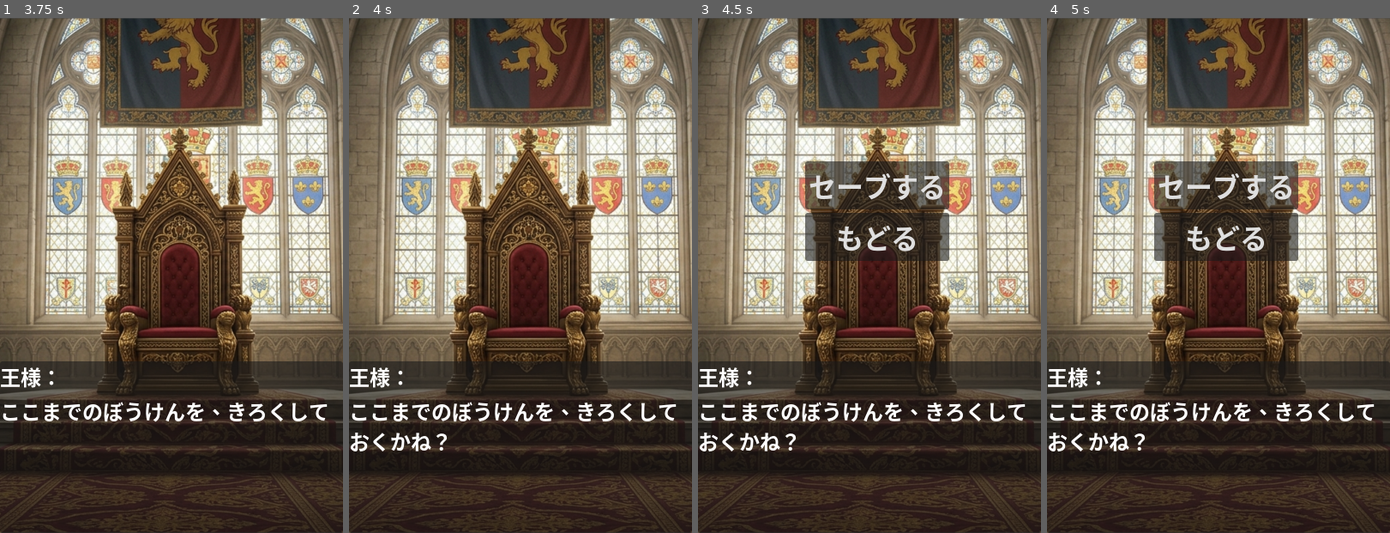
Above: before the commit, frames 1-4 (left to right).
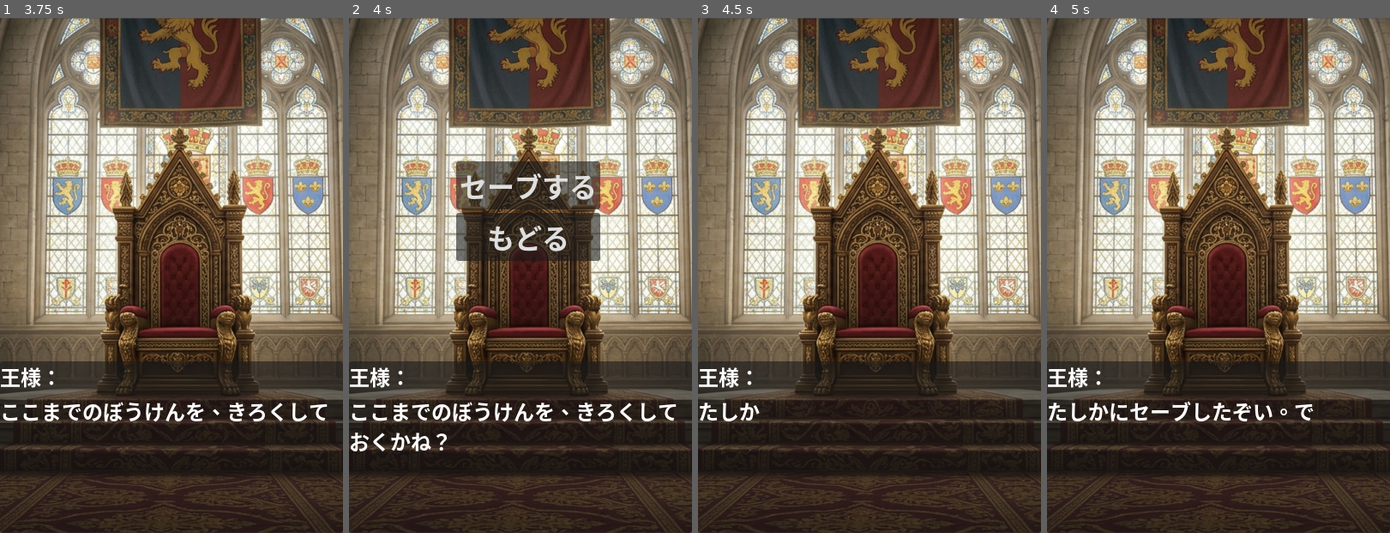
Above: after the commit, the same moments.

Repository: allgorilla/jutegame
Game: Godot game, scene res://scenes/CastleScene.tscn
Two runs of this game, one before a commit and one after it. Both use one fixed random seed, a clock stepped at 60 frames per second and the inputs below. This scene is started directly instead of the project's main scene.
Inputs (mouse positions are in pixels of both pictures, inside the frame that each line leads up to):
- Up to frame 1 (3.75 s): move the mouse to (246, 249) at 0.52 s; click (246, 249) at 0.67 s; move the mouse to (102, 301) at 1.27 s; click (102, 301) at 1.42 s; tap Enter at 2 s; move the mouse to (205, 162) at 2.02 s; click (205, 162) at 2.17 s; move the mouse to (154, 378) at 2.77 s; click (154, 378) at 2.92 s; move the mouse to (274, 352) at 3.52 s; click (274, 352) at 3.67 s
- Up to frame 2 (4 s): no input
- Up to frame 3 (4.5 s): click (876, 182) at 4.25 s, where only the run after the commit has a clickable "セーブする"
- Up to frame 4 (5 s): no input

Frame 1 is identical in both runs. In frame 2, 6.9% of the frame differs, in the area x 31-74%, y 27-48%; in frame 3, 8.6%; in frame 4, 8.8%, in the area x 0-96%, y 27-85%.

Commit message:
メッセージ表示処理の共通化を強化。

Diff:
--- a/scripts/CastleScene.gd
+++ b/scripts/CastleScene.gd
@@ -18,17 +18,9 @@
 	await SceneManager.fade_in_scene() #
 
 	message_panel.gui_input.connect(_on_panel_gui_input)
-	_show_castle_message("ゆうしゃよ、よくぞまいった！") #
 
-# 内部共通：メッセージ表示とNEXT演出
-func _show_castle_message(txt: String, show_guide: bool = true):
-	next_guide.hide()
-	await MessageManager.display_text(message_label, txt)
-
-	# ガイドを表示しても良い設定の時だけ表示・アニメ開始
-	if show_guide:
-		next_guide.show()
-		MessageManager.start_next_animation(next_guide)
+	MessageManager.setup_ui(message_label, next_guide)
+	await MessageManager.display_text("ゆうしゃよ、よくぞまいった！")
 
 # パネルクリック時の挙動を整理
 func _on_panel_gui_input(event):
@@ -40,10 +32,7 @@
 			Phase.INTRO:
 				current_phase = Phase.QUESTION
 				# 次はコマンド選択なので、ガイドは不要（false を渡す）
-				await _show_castle_message("ここまでのぼうけんを、きろくしておくかね？", false)
-
-				# セリフ完了後、少し待ってからコマンドを表示
-				await get_tree().create_timer(0.5).timeout
+				await MessageManager.display_text("ここまでのぼうけんを、きろくしておくかね？", false)
 				_show_commands()
 
 			Phase.FINISHED:
@@ -62,12 +51,12 @@
 	NetworkManager.save_player_data() # [cite: 1, 4]
 
 	current_phase = Phase.FINISHED
-	_show_castle_message("たしかにセーブしたぞい。ではゆくがよい、ゆうしゃよ！")
+	await MessageManager.display_text("たしかにセーブしたぞい。ではゆくがよい、ゆうしゃよ！")
 
 func _on_back_button_pressed():
 	command_window.hide()
 	current_phase = Phase.FINISHED
-	_show_castle_message("セーブしないともうすか。ではゆくがよい、ゆうしゃよ！")
+	await MessageManager.display_text("セーブしないともうすか。ではゆくがよい、ゆうしゃよ！")
 
 func _return_to_map():
 	# 突然切り替わるのではなく、暗転してからマップへ
--- a/scripts/MessageManager.gd
+++ b/scripts/MessageManager.gd
@@ -3,38 +3,54 @@
 
 enum MsgState { READING, WAIT_TAP, IDLE }
 var current_state = MsgState.IDLE
-
-# アニメーションを保持する変数（新しいアニメが始まったら古い方を止めるため）
 var _current_tween: Tween
 
-func display_text(label: Control, txt: String, speed: float = 0.05) -> void:
-	# 以前のアニメーション（点滅など）が動いていたら止める
+# 現在のシーンで使用するUIを保持する変数
+var _current_label: Control
+var _current_guide: Control
+
+# 1. 最初にUIを覚えさせる関数
+func setup_ui(label: Control, guide: Control = null):
+	_current_label = label
+	_current_guide = guide
+
+# 2. 引数を大幅に減らした表示関数
+func display_text(txt: String, use_guide: bool = true) -> void:
+	var speed = 0.05
+
 	if _current_tween:
 		_current_tween.kill()
 
+	# --- 修正ポイント ---
+	# 引数の設定に関わらず、保持しているガイドがあれば「まず隠す」
+	if _current_guide:
+		_current_guide.hide()
+
 	current_state = MsgState.READING
 
-	# テキスト設定
-	if label is RichTextLabel or label is Label:
-		label.text = txt
-
-	label.visible_ratio = 0
+	# テキスト設定処理
+	if _current_label is RichTextLabel or _current_label is Label:
+		_current_label.text = txt
+		_current_label.visible_ratio = 0
 
 	var duration = txt.length() * speed
-	var tween = label.create_tween()
-	tween.tween_property(label, "visible_ratio", 1.0, duration)
+	var tween = _current_label.create_tween()
+	tween.tween_property(_current_label, "visible_ratio", 1.0, duration)
 
 	await tween.finished
 	current_state = MsgState.WAIT_TAP
 
-# NEXTガイド（矢印など）を点滅させる共通関数
+	# --- 修正ポイント ---
+	# 表示が終わった後、「今回ガイドを表示する設定」の場合のみ表示する
+	if use_guide and _current_guide:
+		_current_guide.show()
+		start_next_animation(_current_guide)
+
 func start_next_animation(target: CanvasItem):
-	# 既存のアニメがあれば止める
 	if _current_tween:
 		_current_tween.kill()
 
 	_current_tween = target.create_tween().set_loops()
-
 	target.modulate.a = 1.0
 	_current_tween.tween_property(target, "modulate:a", 0.3, 0.6).set_trans(Tween.TRANS_SINE)
 	_current_tween.tween_property(target, "modulate:a", 1.0, 0.6).set_trans(Tween.TRANS_SINE)
